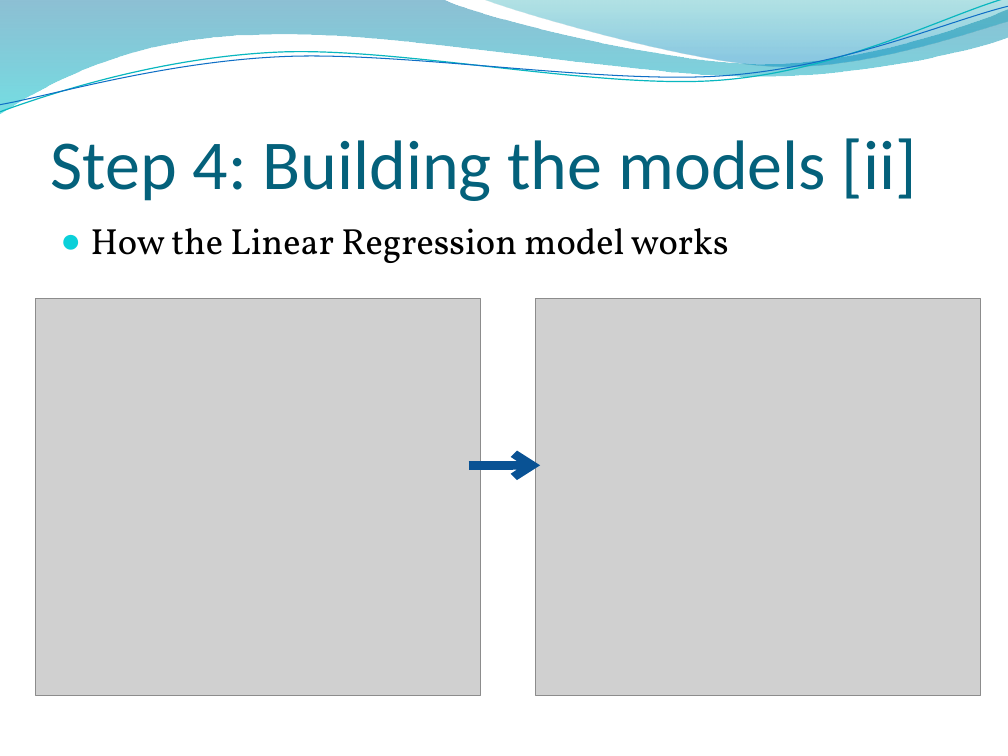
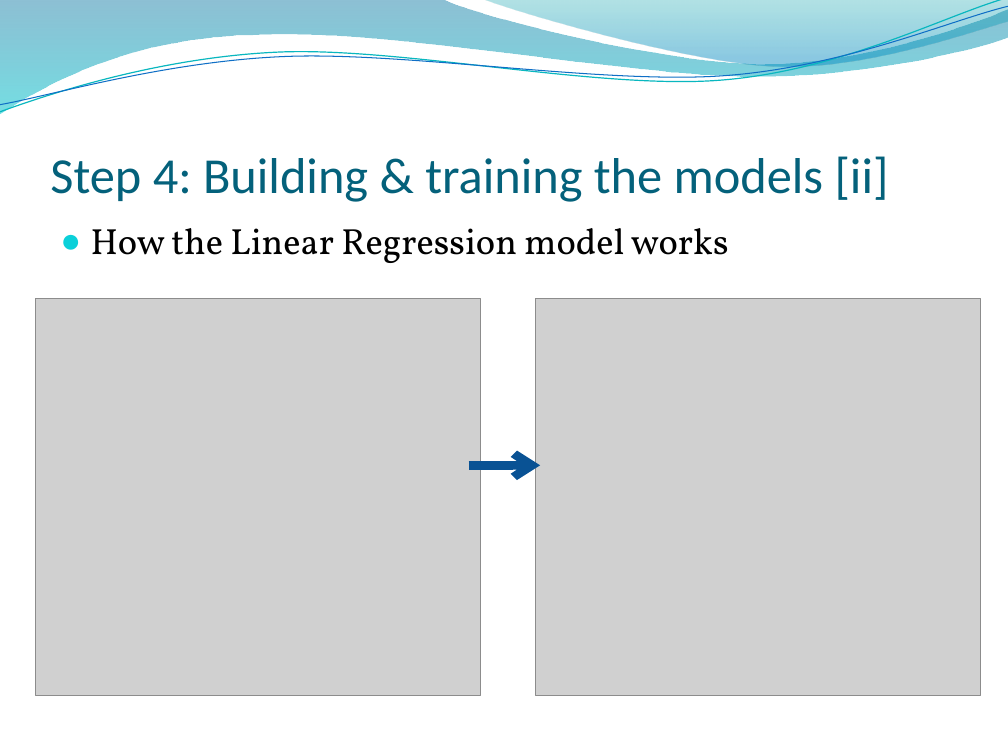
Before and after one commit to lkrump7/regression-apples-predict-api-template, a slide deck: slide 22 of What will the apples cost.pptx. Drawn at 1008x756 pixels with LibreOffice and Linux fonts; fonts in the diff are those of the drawing; grey boxes stand for pictures; background and template pictures are left out. Boxes give left, top, right and bottom in pixels: in the first picture for what was removed or moved away, otherwise in the second. Text is boxed around its words. In the diff, an @@ line names an element or a change of style, - is before the commit and + after.

```diff
--- a/What will the apples cost.pptx
+++ b/What will the apples cost.pptx
@@ title at (50,156,889,202): text changed; size 50 to 36 pt @@
-Step 4: Building the models [ii]
+Step 4: Building & training the models [ii]
```
Also in this commit, not shown: 7 other slides changed, 2 slides added.
